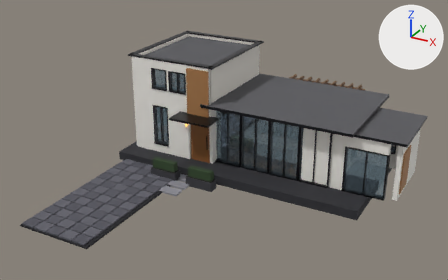
The glTF model frontend/public/models/residence.glb: old version first, new version second.
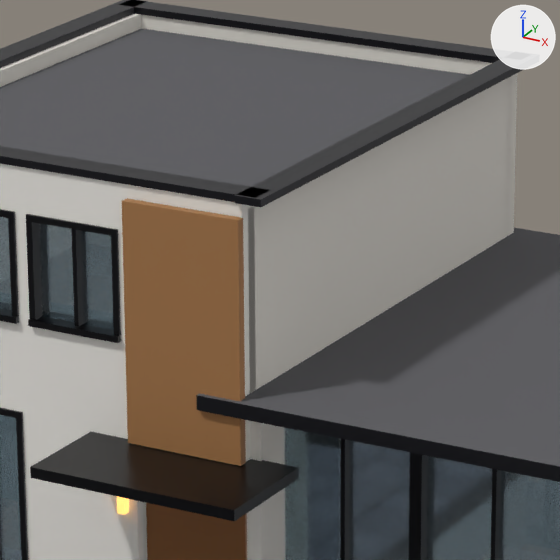
Old and new are each drawn whole from a 50 mm lens placed at (15.0, -30.5, 15.87), pointed at (0.5, -4.14, 2.68) and again close up on the part from 36% to 60% of the width and 11% to 48% of the height. Lighting does not change. The marker at upper right points along +X, +Y and +Z. The first two pictures are the older version. Where no turn or scale is listed for an object, it has been applied to the vertices. Vertices at exactly the same position are counted once.

Before the edit, the objects in view are built like this:
```python
me_mesh_138 = bpy.data.meshes.new('Mesh_138')
me_mesh_138.from_pydata(...)  # a box spanning x -0.15..0.15, y -3.17..3.17, z -0.04..0.04
me_mesh_138.materials.append(mat_fascia)  # black #26262b
me_mesh_17 = bpy.data.meshes.new('Mesh_17')
me_mesh_17.from_pydata(...)  # a box spanning x -0.5..0.5, y -0.125..0.125, z -0.5..0.5
me_mesh_17.materials.append(mat_stuccofront)  # white #f2efe9
me_mesh_41 = bpy.data.meshes.new('Mesh_41')
me_mesh_41.from_pydata(...)  # a box spanning x -0.68..0.68, y -0.05..0.05, z -1.3..1.3
me_mesh_41.materials.append(mat_woodscreen)  # brown #a8784a
ob_mesh_138 = bpy.data.objects.new('Mesh_138', me_mesh_138)
ob_mesh_138.location = (-0.9, 0.0, 6.14)
ob_mesh_17 = bpy.data.objects.new('Mesh_17', me_mesh_17)
ob_mesh_17.location = (-4.2, -3.0, 3.9)
ob_mesh_41 = bpy.data.objects.new('Mesh_41', me_mesh_41)
ob_mesh_41.location = (-1.65, -3.19, 4.65)
# also in view: 'Mesh_21' at (-3.0, -3.0, 5.85); 'Mesh_87' at (1.58, -2.5, 2.15); 'Mesh_27' at (-3.73, -3.0, 2.2); 'Mesh_84' at (0.76, -2.5, 2.15); 'Mesh_47' at (-5.45, 3.0, 3.3)
```
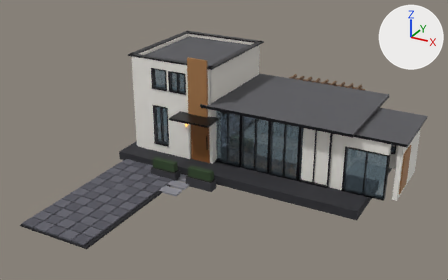
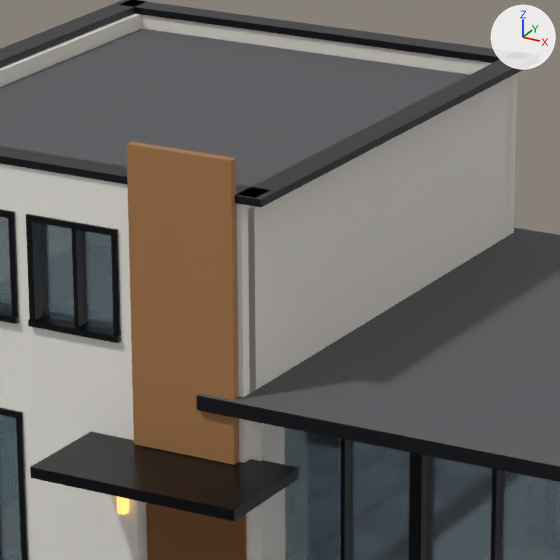
Changed parts and their boxes [x1, y1, x2, y2] in the close-ups (560 x 560 px):
'Mesh_41', moved, rescaled (10% narrower, 20% taller)
    before: [122, 198, 246, 466]
    after: [127, 142, 239, 465]

Diff of the bpy script that builds the scene:
```diff
--- a/frontend/public/models/residence.glb.py
+++ b/frontend/public/models/residence.glb.py
@@ me_mesh_41 @@
 # used by ob_mesh_41; location = (-1.65, -3.19, 4.65)
-me_mesh_41.from_pydata(...)  # 8 vertices, 12 faces; spans x -0.68..0.68, y -0.05..0.05, z -1.3..1.3
+me_mesh_41.from_pydata(...)  # 8 vertices, 12 faces; spans x -0.6..0.6, y -0.05..0.05, z -1.6..1.6
+# me_mesh_41 part 1: the whole mesh is scaled about its middle by (0.889, 1, 1.23)
 me_mesh_41.materials.append(mat_woodscreen)
@@ ob_mesh_41 @@
 ob_mesh_41 = bpy.data.objects.new('Mesh_41', me_mesh_41)
-ob_mesh_41.location = (-1.65, -3.19, 4.65)
+ob_mesh_41.location = (-1.65, -3.19, 4.95)
```
